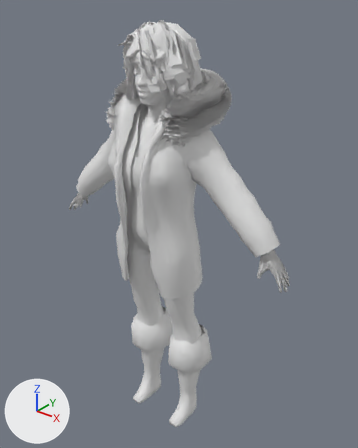
An edit to the FBX model Assets/Models/Characters/Engineer/engineerV1.2.fbx, drawn before and after from the same camera.
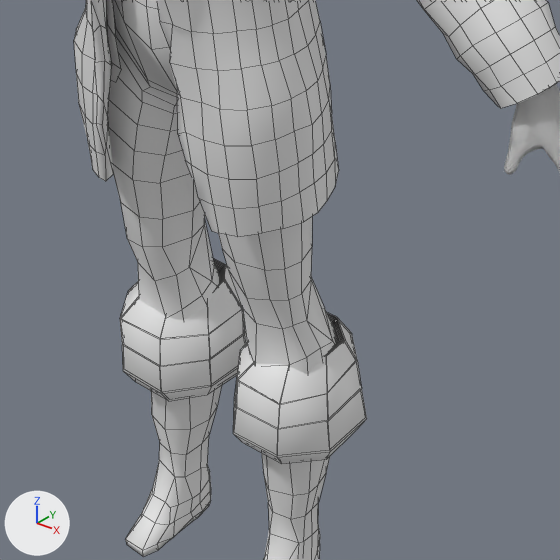
The first picture shows the older version from a camera (50 mm lens) standing at (1.19, -1.363, 1.863) and looking at (0.015, 0.106, 0.953). The close-ups show both versions on the part from 26% to 77% of the width and 49% to 90% of the height of that picture; other places that the commit changed are outside them. The axes (+X, +Y, +Z) are drawn at lower left. The lights are the same throughout. The close-ups show mesh edges as thin lines. Materials are left out; every surface is plain grey. Where no turn or scale is listed for an object, it has been applied to the vertices. Vertices at the same position are counted once.

Objects in the first close-up: 'LoPoly-BOOT_L', 'LoPoly-BOOT_R', 'LoPoly-CLOTHES', 'LoPoly-HANDS', 'LoPoly-PARKA'.
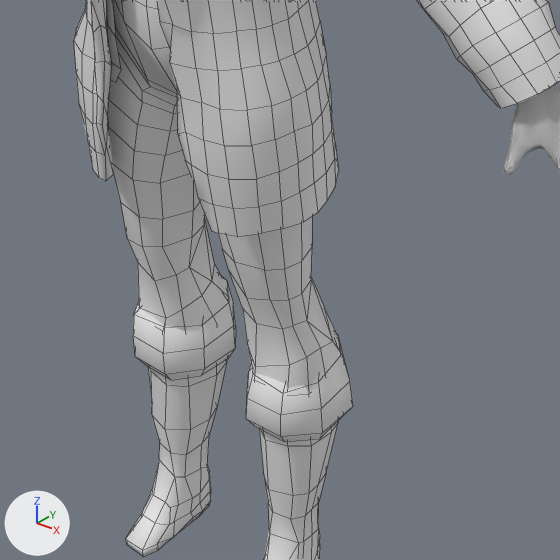
The change, as a list of edits to the scene's bpy script:
```text
Change me_cylinder_013:
    used by ob_lopoly_boot_r; location = (-0.112, 0.062, 0.385)
    remove me_cylinder_013.from_pydata(...)  # 400 vertices, 320 faces; spans x -0.092..0.093, y -0.102..0.105, z -0.089..0.088
    add me_cylinder_013.from_pydata(...)  # 40 vertices, 32 faces; spans x -0.072..0.072, y -0.084..0.085, z -0.063..0.077
    me_cylinder_013 part 1: 9 loose pieces with 360 vertices, spanning x -0.092..0.093, y -0.102..0.105, z -0.089..0.088, are deleted
Change me_cylinder_012:
    used by ob_lopoly_boot_l; location = (0.112, 0.062, 0.385)
    remove me_cylinder_012.from_pydata(...)  # 400 vertices, 320 faces; spans x -0.093..0.092, y -0.102..0.105, z -0.089..0.088
    add me_cylinder_012.from_pydata(...)  # 40 vertices, 32 faces; spans x -0.072..0.072, y -0.084..0.085, z -0.063..0.077
    me_cylinder_012 part 2: 9 loose pieces with 360 vertices, spanning x -0.093..0.092, y -0.102..0.105, z -0.089..0.088, are deleted
```

Pixel boxes [x1, y1, x2, y2] of what changed, in the close-ups (560 x 560 px):
'LoPoly-BOOT_L', reshaped: before [233, 313, 367, 464]; after [246, 346, 353, 442]
'LoPoly-BOOT_R', reshaped (19% narrower, 26% shorter): before [120, 258, 247, 401]; after [133, 275, 236, 380]
part 1 of me_cylinder_013, deleted: before [120, 258, 247, 401]
part 2 of me_cylinder_012, deleted: before [233, 313, 367, 464]
